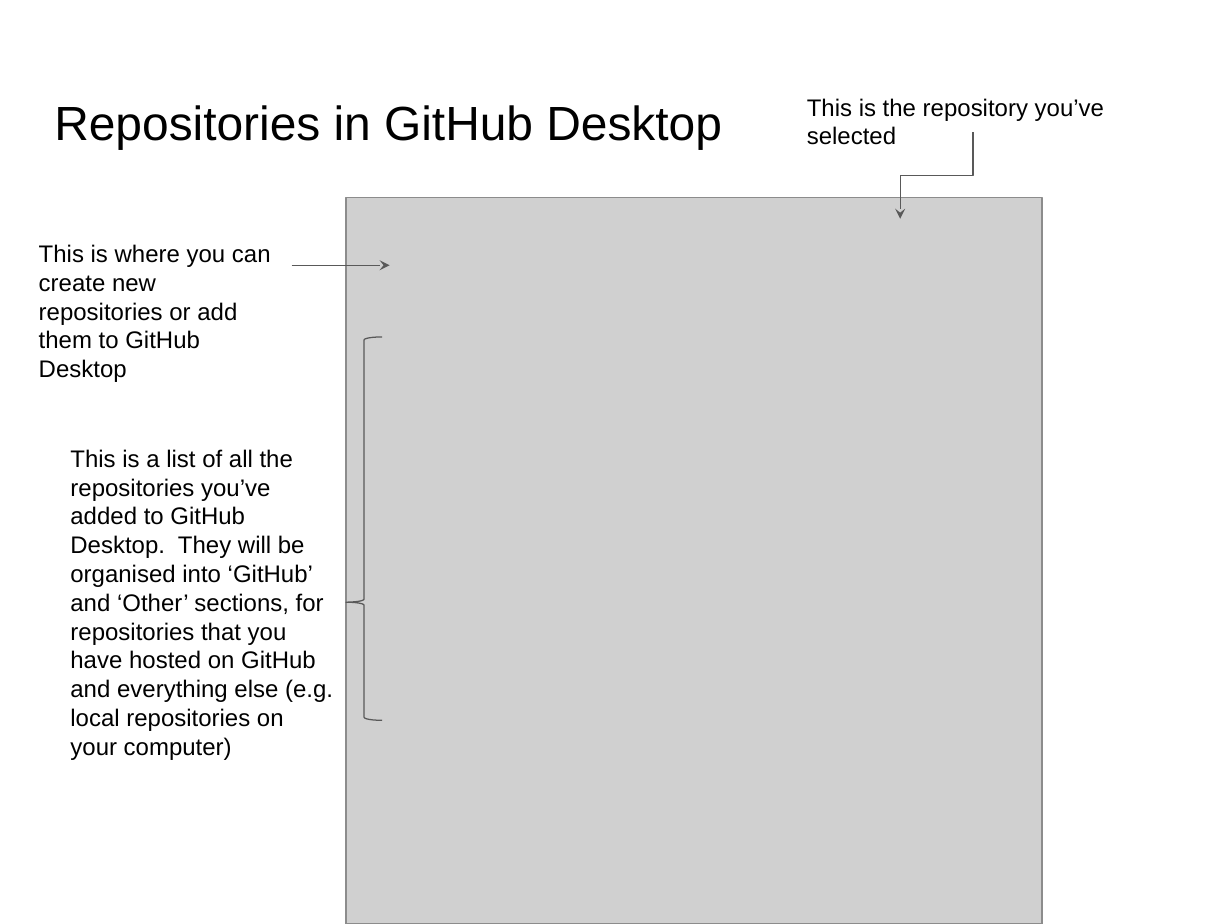
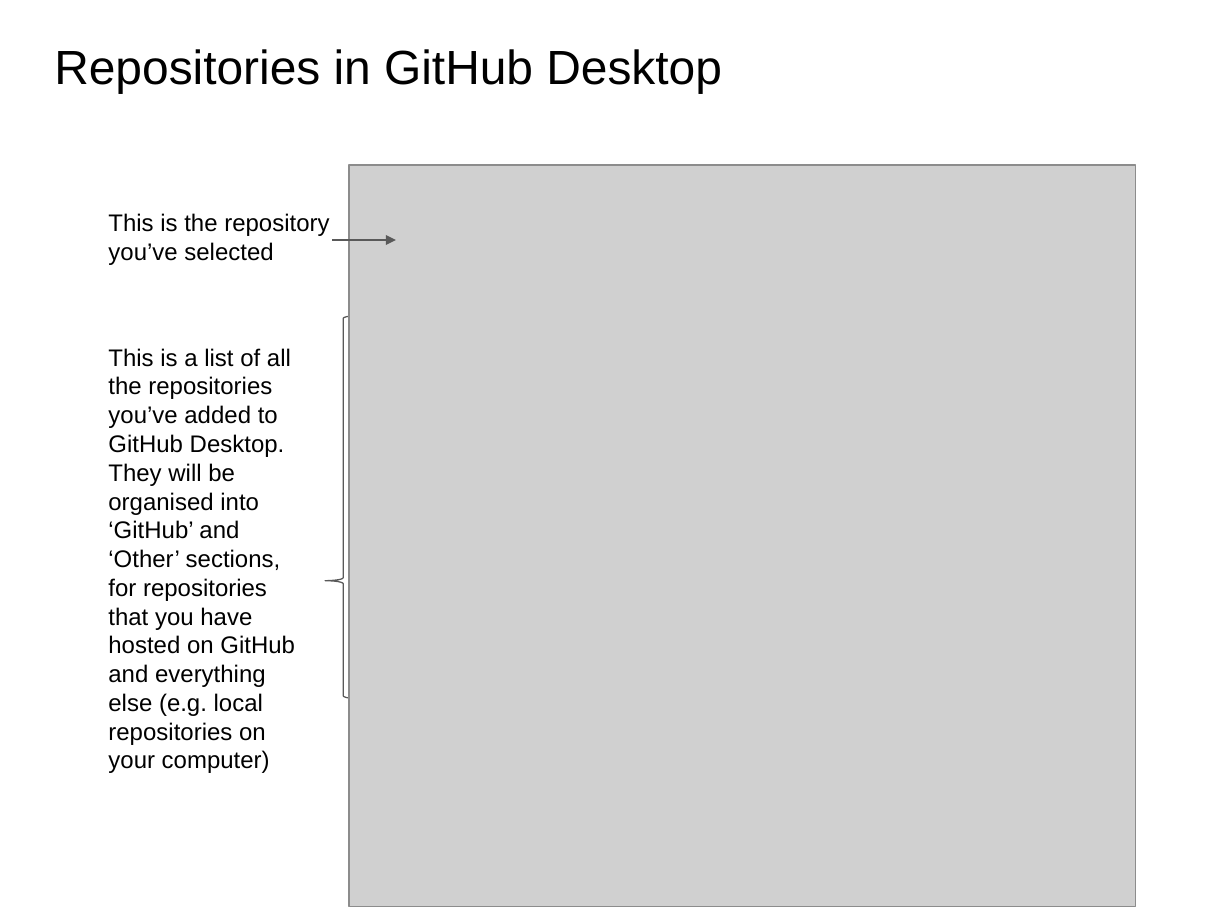
Before and after one commit to flyconnectome/coding-club, a slide deck: slide 10 of Git and GitHub.pptx. Drawn at 1232x924 pixels with LibreOffice and Linux fonts; fonts in the diff are those of the drawing; grey boxes stand for pictures. Boxes give left, top, right and bottom in pixels: in the first picture for what was removed or moved away, otherwise in the second. Text is boxed around its words. In the diff, an @@ line names an element or a change of style, - is before the commit and + after.

```diff
--- a/Git and GitHub.pptx
+++ b/Git and GitHub.pptx
@@ title "Repositories in GitHub Desktop": place and size @@
-title "Repositories in GitHub Desktop" at (54,105,722,149)
+title "Repositories in GitHub Desktop" at (54,49,722,94)
@@ elbow arrow removed from (973, 132) to (901, 219) @@
@@ picture: place and size @@
-picture at (346,197,1042,924)
+picture at (349,165,1136,907)
@@ text "This is the repository you’ve ..." rewrapped from (807,98,1104,145) to (108,213,329,265) @@
@@ text removed at (39,244,271,382) @@
-This is where you can create new repositories or add them to GitHub Desktop
@@ arrow moved from (292, 265) - (389, 265) to (333, 240) - (395, 240) @@
@@ arrow (333, 240) - (395, 240): arrowheads changed @@
@@ left brace: place and size @@
-left brace at (346,336,382,719)
+left brace at (325,315,361,699)
@@ text "This is a list of ..." rewrapped from (70,449,333,760) to (108,348,295,773) @@
```
Also in this commit, not shown: 8 other slides changed, 6 slides added, 4 slides removed.
